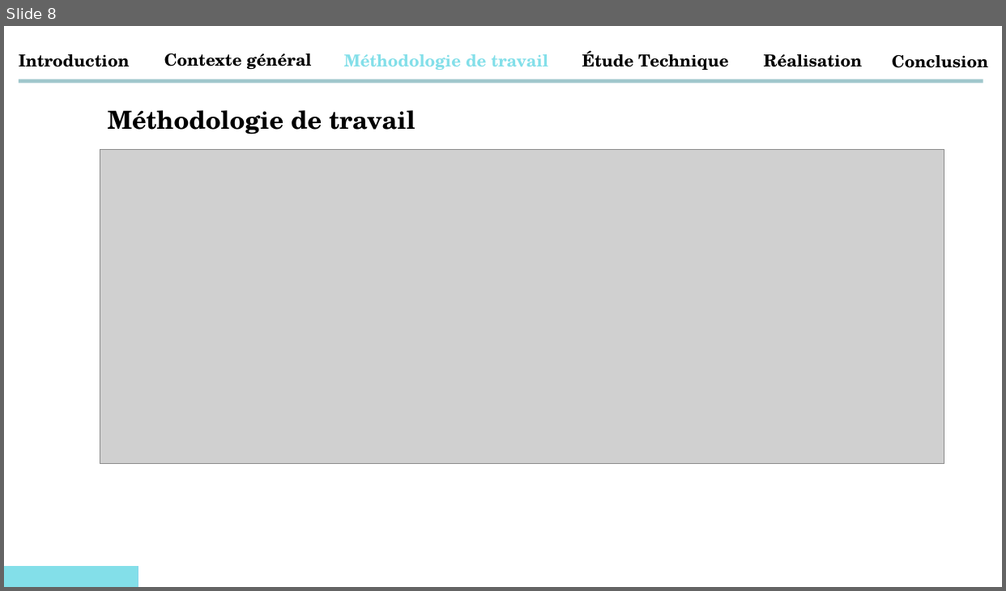
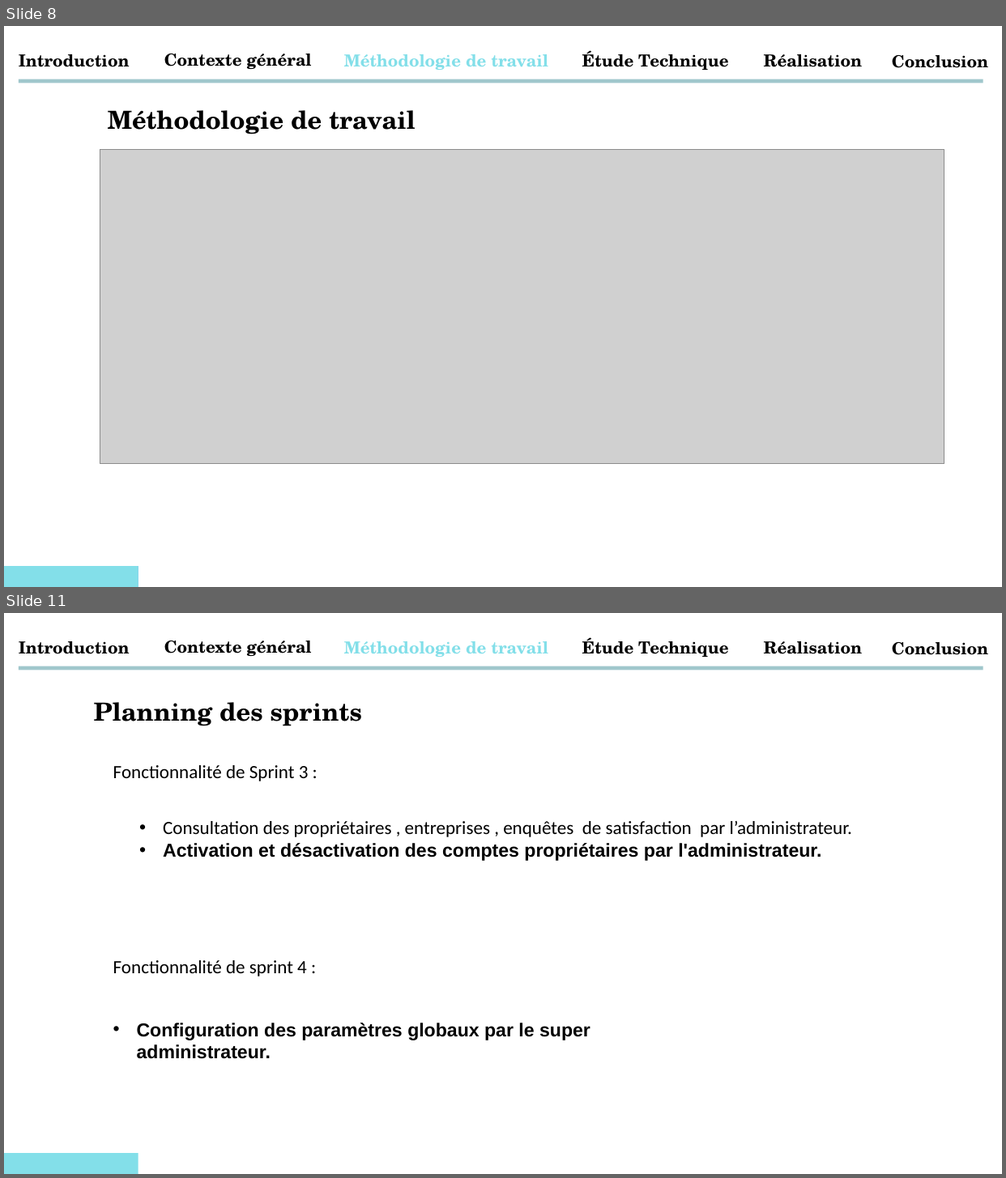
Before and after one commit to abdessamadtanafaat/AdminDashboard, a slide deck: PRESENTATION PFA/Presentatin PFA Ilias.pptx. Shown one above the other, each under a label of ours: slide 8 before the commit, slides 8 and 11 after it; the slides between them are not shown. The pictures are 1006x591 and 1006x1178 pixels, drawn with LibreOffice and Linux fonts; fonts in the diff are those of the drawing; grey boxes stand for pictures. Boxes give left, top, right and bottom in pixels: in the first picture for what was removed or moved away, otherwise in the second. Text is boxed around its words. In the diff, an @@ line names an element or a change of style, - is before the commit and + after.

```diff
--- a/PRESENTATION PFA/Presentatin PFA Ilias.pptx
+++ b/PRESENTATION PFA/Presentatin PFA Ilias.pptx
@@ slide 11 added at box(4, 613, 1002, 1174), background #FFFFFF @@
@@ text added at box(19, 641, 130, 654), 16 pt, text #000000, bold @@
+Introduction
@@ text added at box(164, 641, 311, 656), 16 pt, text #000000, bold @@
+Contexte général
@@ text added at box(344, 641, 548, 657), 16 pt, text #83DFE9, bold @@
+Méthodologie de travail
@@ text added at box(582, 637, 728, 657), 16 pt, text #000000, bold @@
+Étude Technique
@@ text added at box(764, 641, 863, 654), 16 pt, text #000000, bold @@
+Réalisation
@@ text added at box(892, 642, 988, 655), 16 pt, text #000000, bold @@
+Conclusion
@@ rectangle added at box(19, 666, 983, 670), fill #A0C7CC @@
@@ text added at box(94, 702, 362, 726), 24 pt, text #000000, bold @@
+Planning des sprints
@@ text added at box(113, 765, 309, 781), 18 pt, text #000000 @@
+Fonctionnalité de Sprint 3 :
@@ text added at box(163, 821, 852, 861), 18 pt, text #000000 @@
+• Consultation des propriétaires , entreprises , enquêtes de satisfaction par l’administrateur.
+• Activation et désactivation des comptes propriétaires par l'administrateur.
@@ text added at box(113, 960, 307, 977), 18 pt, text #000000 @@
+Fonctionnalité de sprint 4 :
@@ text added at box(137, 1023, 590, 1059), 18 pt, text #000000, bold @@
+• Configuration des paramètres globaux par le super administrateur.
@@ rectangle added at box(4, 1152, 138, 1174), fill #83DFE9 @@
```
Also in this commit, not shown: 3 other slides added, 16 other files.
